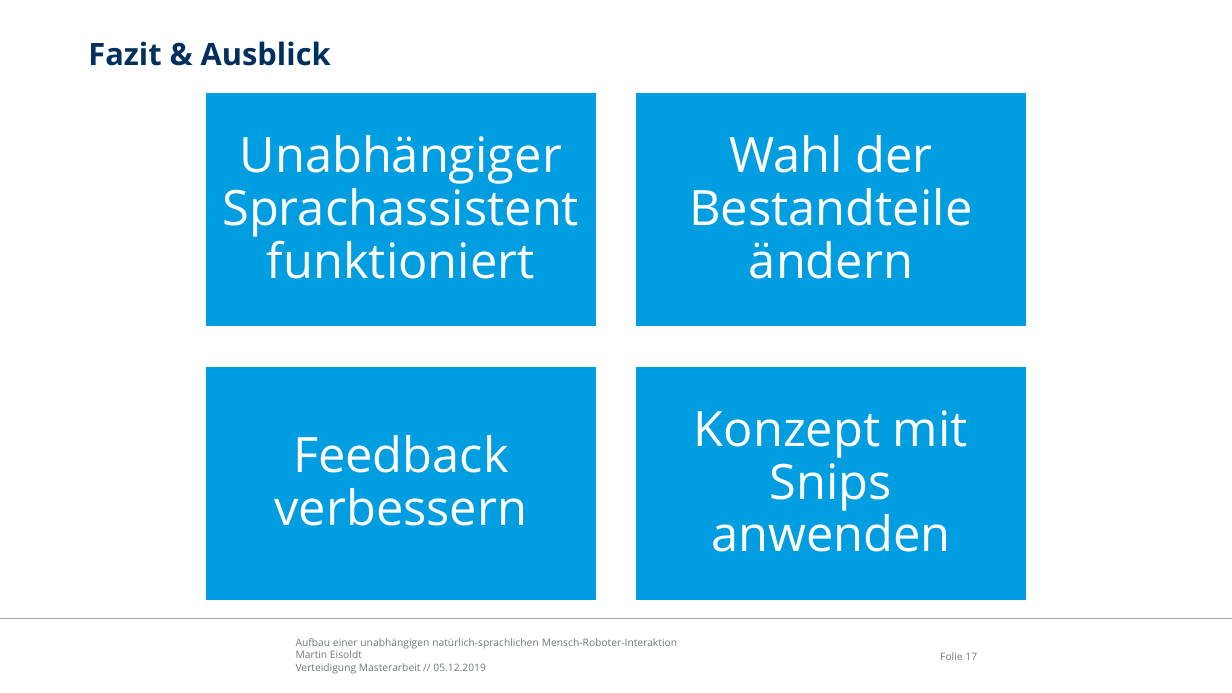
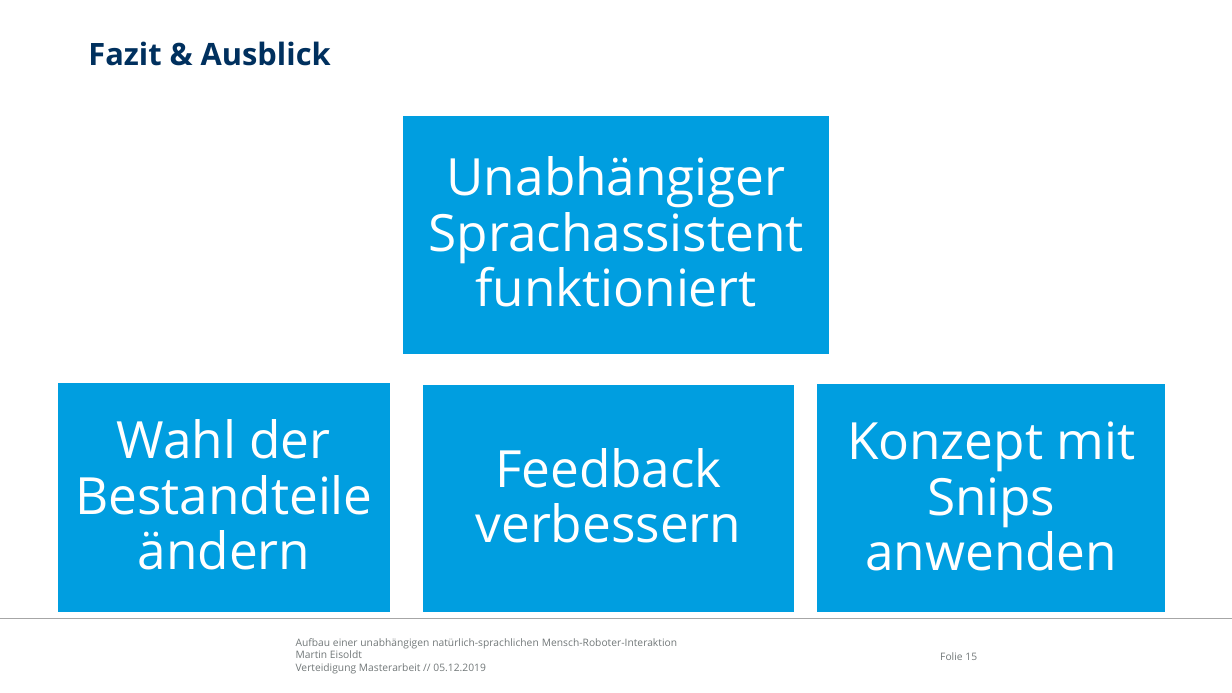
Before and after one commit to edegeyer/masterarbeit, a slide deck: slide 15 of verteidigung/verteidigung.pptx (slide 17 before the commit). Drawn at 1232x693 pixels with LibreOffice and Linux fonts; fonts in the diff are those of the drawing; background and template pictures are left out. Boxes give left, top, right and bottom in pixels: in the first picture for what was removed or moved away, otherwise in the second. Text is boxed around its words. In the diff, an @@ line names an element or a change of style, - is before the commit and + after.

```diff
--- a/verteidigung/verteidigung.pptx
+++ b/verteidigung/verteidigung.pptx
@@ text "Unabhängiger Sprachassistent funktioniert": place and size @@
-text "Unabhängiger Sprachassistent funktioniert" at (222,135,579,279)
+text "Unabhängiger Sprachassistent funktioniert" at (429,156,804,307)
@@ rectangle: place and size @@
-rectangle at (636,92,1027,327)
+rectangle at (403,115,830,354)
@@ size 38 to 40 pt in 4 elements at (847,421,1136,571), (476,448,742,543), (429,156,804,307), (75,419,373,570) @@
@@ text "Wahl der Bestandteile ändern": place and size @@
-text "Wahl der Bestandteile ändern" at (689,135,972,279)
+text "Wahl der Bestandteile ändern" at (75,419,373,570)
@@ rectangle: place and size @@
-rectangle at (205,366,596,601)
+rectangle at (57,383,391,614)
@@ text "Feedback verbessern": place and size @@
-text "Feedback verbessern" at (274,435,527,526)
+text "Feedback verbessern" at (476,448,742,543)
@@ rectangle: place and size @@
-rectangle at (205,92,596,327)
+rectangle at (422,384,795,613)
@@ text "Konzept mit Snips anwenden": place and size @@
-text "Konzept mit Snips anwenden" at (694,410,968,552)
+text "Konzept mit Snips anwenden" at (847,421,1136,571)
@@ rectangle: place and size @@
-rectangle at (636,366,1027,601)
+rectangle at (817,384,1166,613)
@@ page number at (940,652,977,660): text changed @@
-Folie 17
+Folie 15
```
Also in this commit, not shown: 8 other slides changed, 7 slides added, 1 slide removed, 3 other files.
